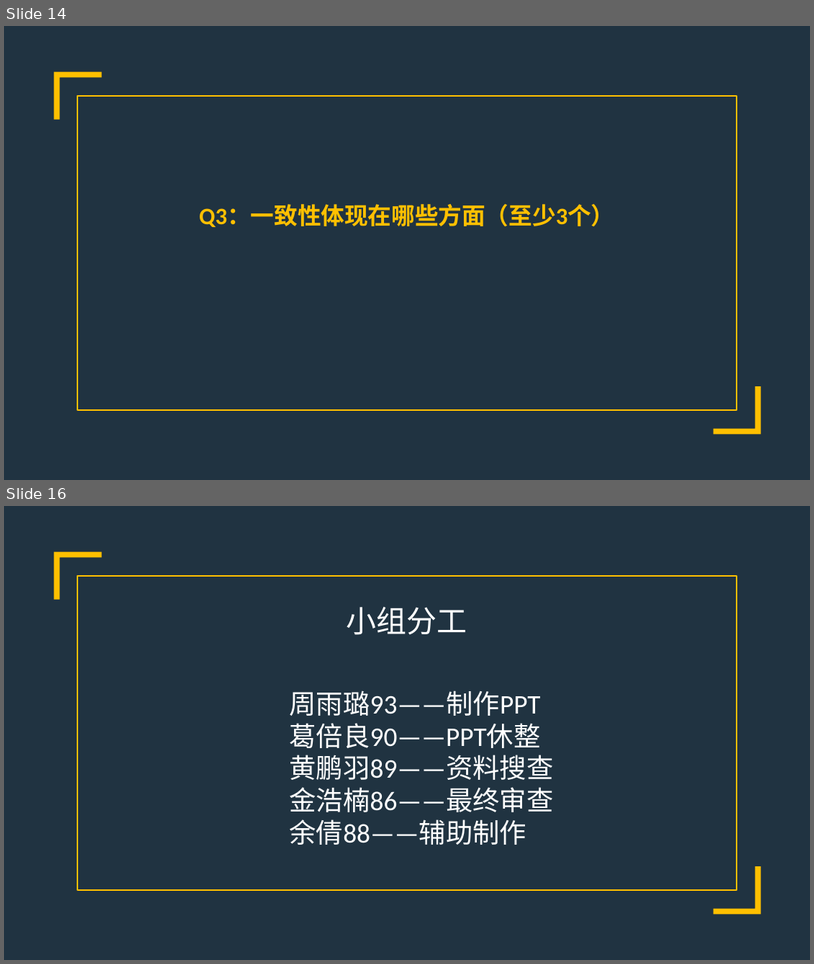
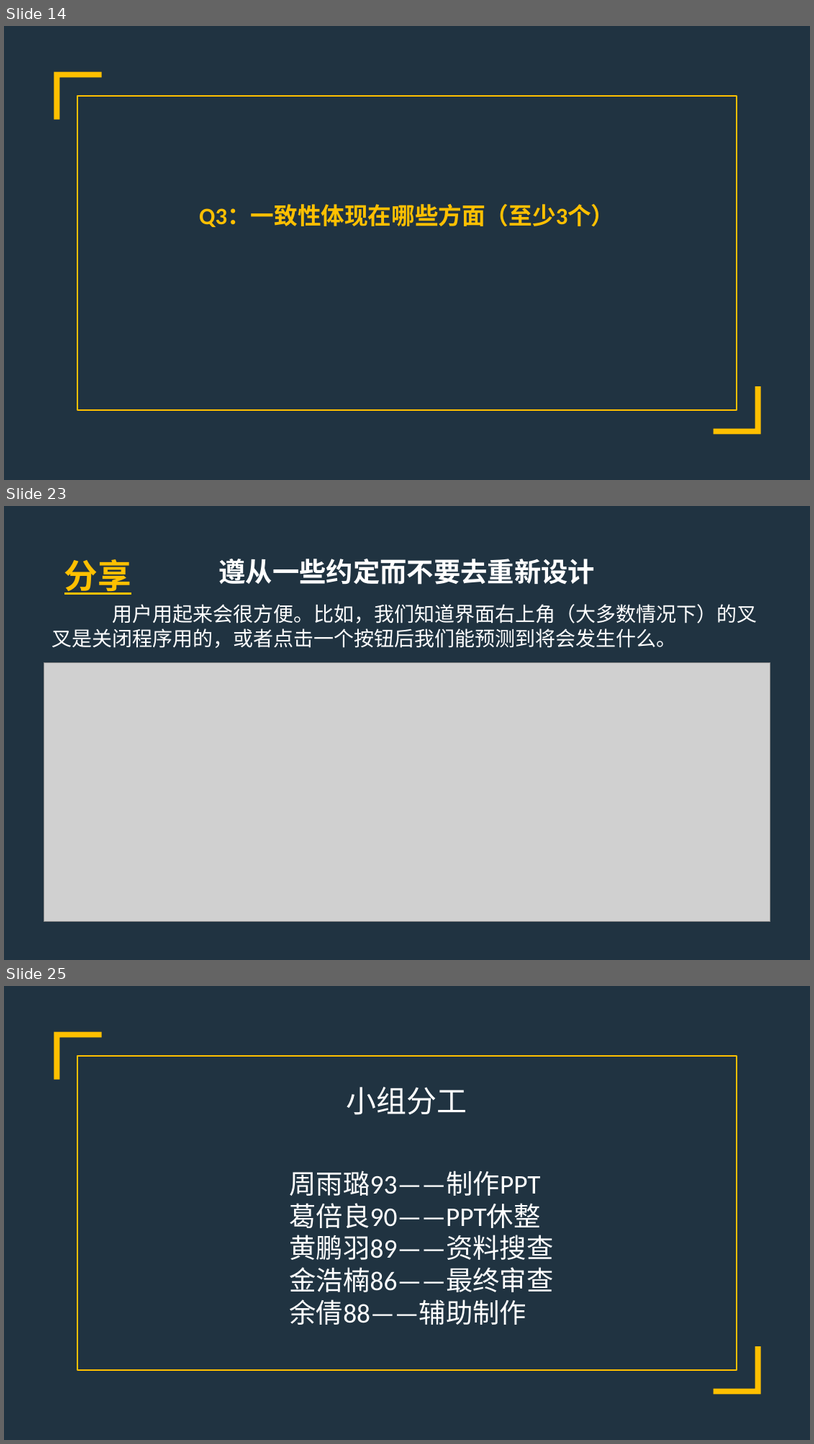
Before and after one commit to PRD2017-G07/G07-teamwork, a slide deck: 0PPT/界面设计.pptx. Shown one above the other, each under a label of ours: slides 14 and 16 before the commit, slides 14, 23 and 25 after it; the slides between them are not shown. The pictures are 814x964 and 814x1444 pixels, drawn with LibreOffice and Linux fonts; fonts in the diff are those of the drawing; grey boxes stand for pictures. Boxes give left, top, right and bottom in pixels: in the first picture for what was removed or moved away, otherwise in the second. Text is boxed around its words. In the diff, an @@ line names an element or a change of style, - is before the commit and + after.

```diff
--- a/0PPT/界面设计.pptx
+++ b/0PPT/界面设计.pptx
@@ slide 23 added at box(4, 506, 810, 960), background #203341 @@
@@ text added at box(64, 559, 131, 595), 40 pt, text #FFC000, bold, underline @@
+分享
@@ text added at box(219, 559, 595, 584), 32 pt, text #FFFFFF, bold @@
+遵从一些约定而不要去重新设计
@@ text added at box(52, 604, 758, 648), 24 pt, text #FFFFFF @@
+用户用起来会很方便。比如，我们知道界面右上角（大多数情况下）的叉叉是关闭程序用的，或者点击一个按钮后我们能预测到将会发生什么。
@@ picture added at box(44, 663, 771, 921) @@
@@ what was slide 16 is now slide 25 @@
```
Also in this commit, not shown: 1 slide changed, 8 other slides added.
